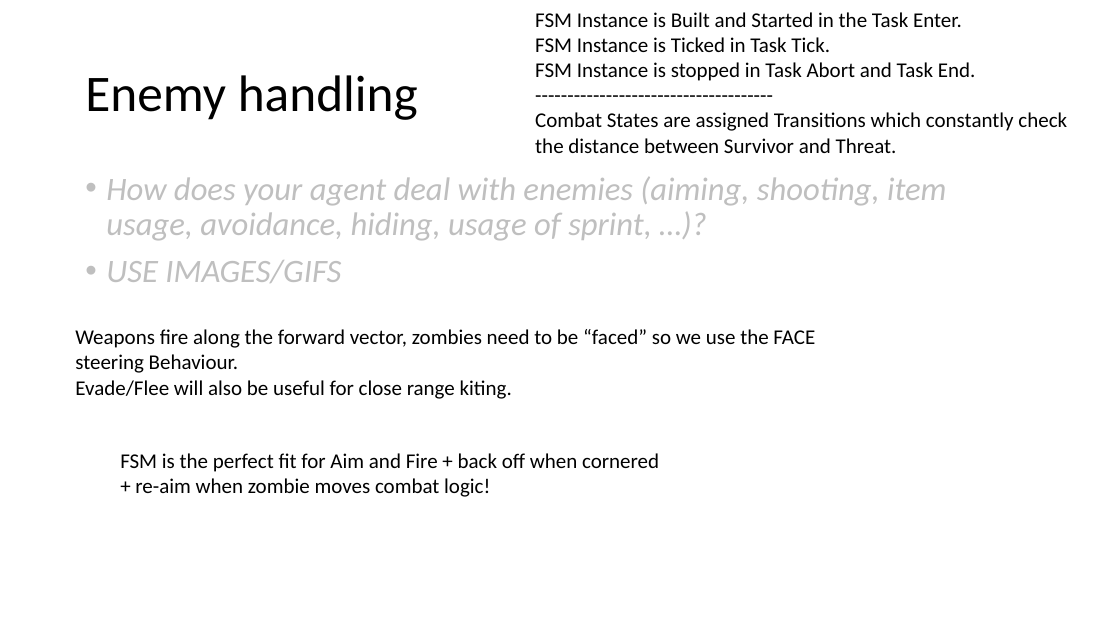
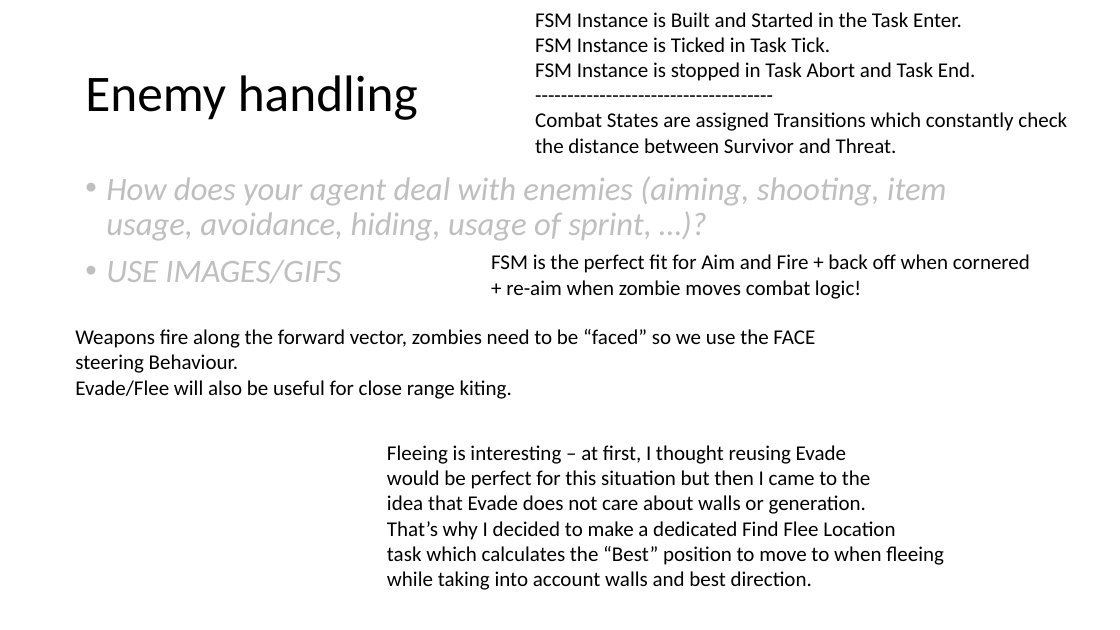
Before and after one commit to DAE-GD-2025-2026/gameai-zombie-DanielAdam13, a slide deck: slide 3 of GPP_ZombieAI_AdamovDaniel_2DAE10.pptx. Drawn at 1120x630 pixels with LibreOffice and Linux fonts; fonts in the diff are those of the drawing. Boxes give left, top, right and bottom in pixels: in the first picture for what was removed or moved away, otherwise in the second. Text is boxed around its words. In the diff, an @@ line names an element or a change of style, - is before the commit and + after.

Commit message:
Updated Presentation

```diff
--- a/GPP_ZombieAI_AdamovDaniel_2DAE10.pptx
+++ b/GPP_ZombieAI_AdamovDaniel_2DAE10.pptx
@@ text "FSM is the perfect fit ...": place and size @@
-text "FSM is the perfect fit ..." at bbox=[120, 453, 659, 497]
+text "FSM is the perfect fit ..." at bbox=[491, 254, 1030, 299]
@@ text added at bbox=[387, 445, 944, 590], 18 pt, text #000000 @@
+Fleeing is interesting – at first, I thought reusing Evade
+would be perfect for this situation but then I came to the
+idea that Evade does not care about walls or generation.
+That’s why I decided to make a dedicated Find Flee Location
+task which calculates the “Best” position to move to when fleeing
+while taking into account walls and best direction.
```
